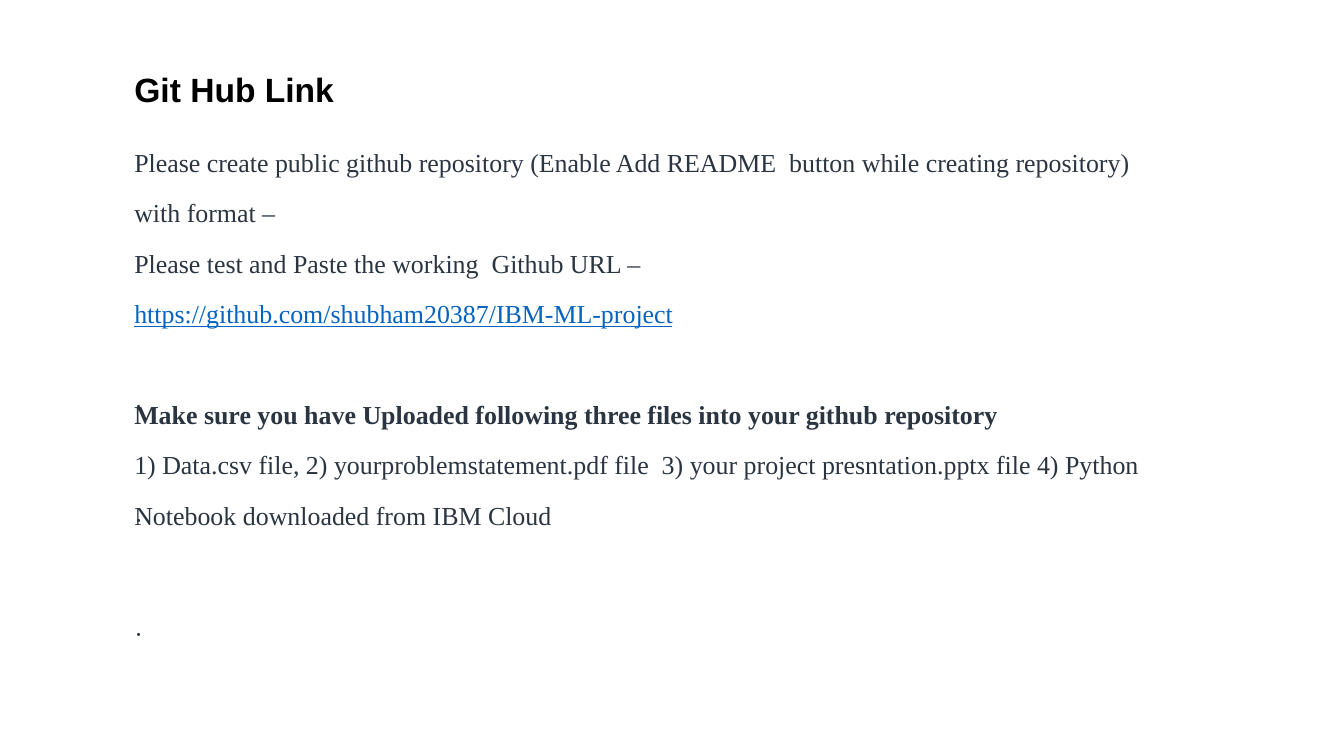
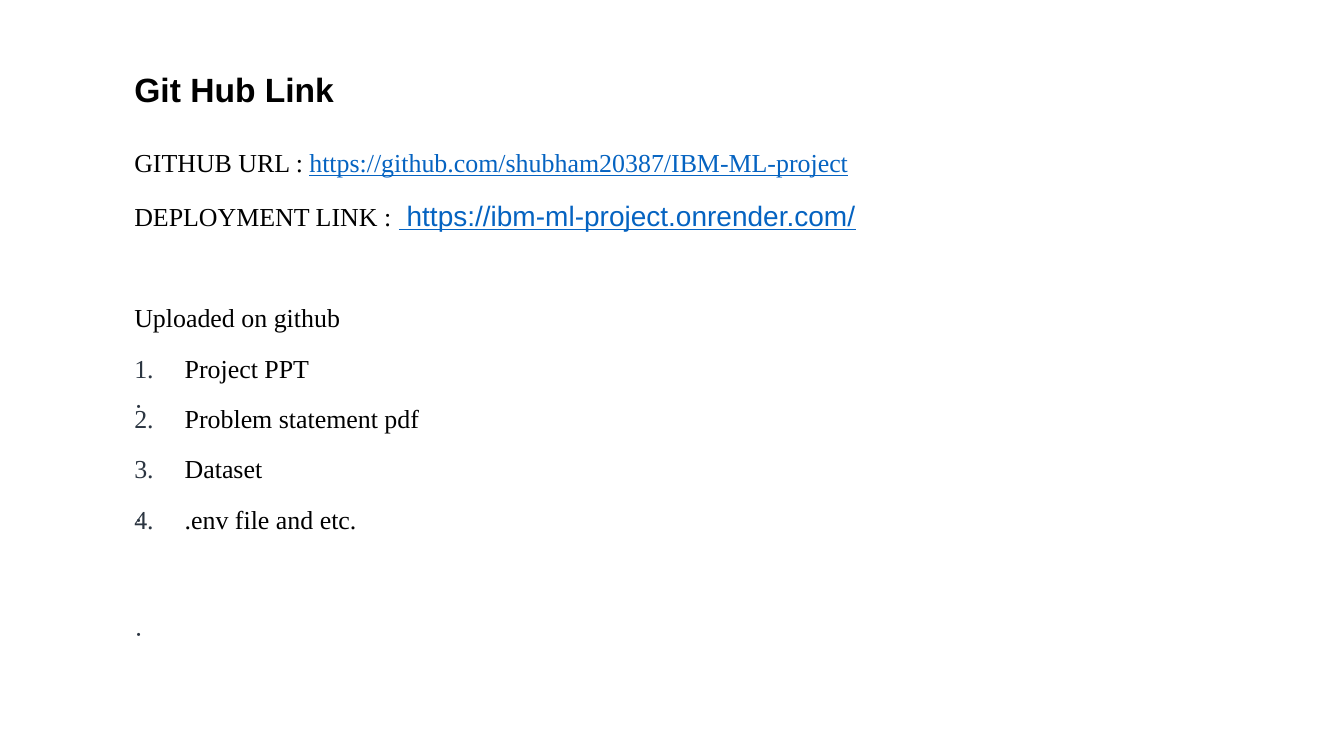
Before and after one commit to shubham20387/IBM-ML-project, a slide deck: slide 19 of ML_PROJECT_PPT.pptx (slide 12 before the commit). Drawn at 1344x756 pixels with LibreOffice and Linux fonts; fonts in the diff are those of the drawing. Boxes give left, top, right and bottom in pixels: in the first picture for what was removed or moved away, otherwise in the second. Text is boxed around its words. In the diff, an @@ line names an element or a change of style, - is before the commit and + after.

```diff
--- a/ML_PROJECT_PPT.pptx
+++ b/ML_PROJECT_PPT.pptx
@@ text at [134,154,855,530]: text changed; text colour #2B3541 to #000000 @@
-Please create public github repository (Enable Add README button while creating repository) with format –
-Please test and Paste the working Github URL –
-https://github.com/shubham20387/IBM-ML-project
-Make sure you have Uploaded following three files into your github repository
-1) Data.csv file, 2) yourproblemstatement.pdf file 3) your project presntation.pptx file 4) Python Notebook downloaded from IBM Cloud
+GITHUB URL : https://github.com/shubham20387/IBM-ML-project
+DEPLOYMENT LINK : https://ibm-ml-project.onrender.com/
+Uploaded on github
+1. Project PPT
+2. Problem statement pdf
+3. Dataset
+4. .env file and etc.
```
Also in this commit, not shown: 1 other slide changed, 10 slides added, 1 slide removed.
